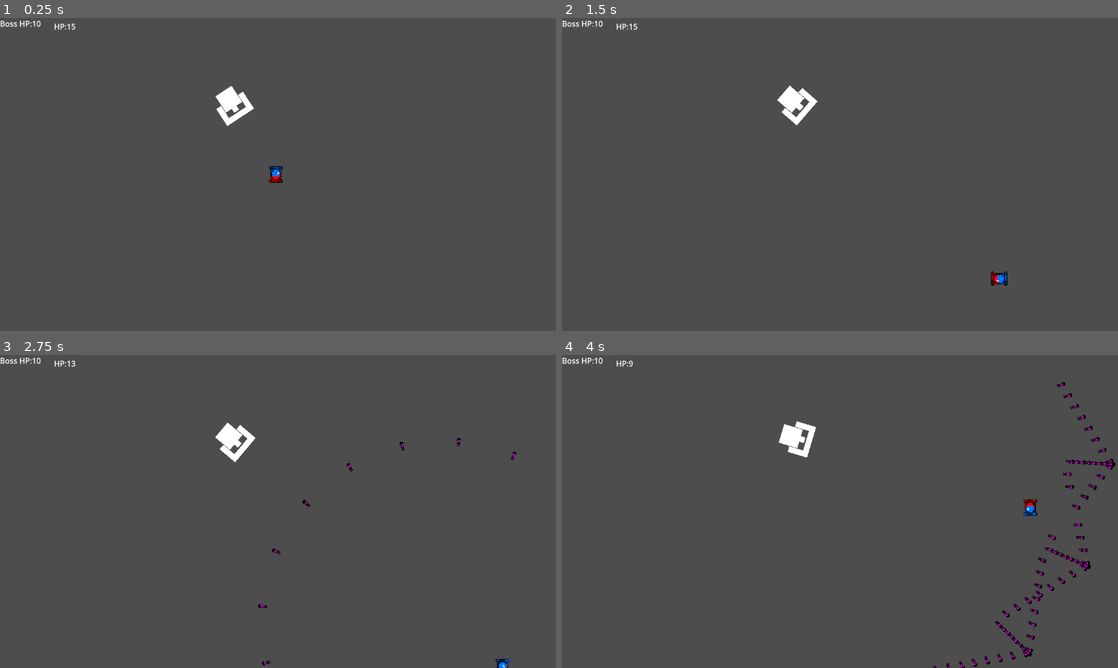
Above: before the commit, frames 1-4 (two rows, left to right).
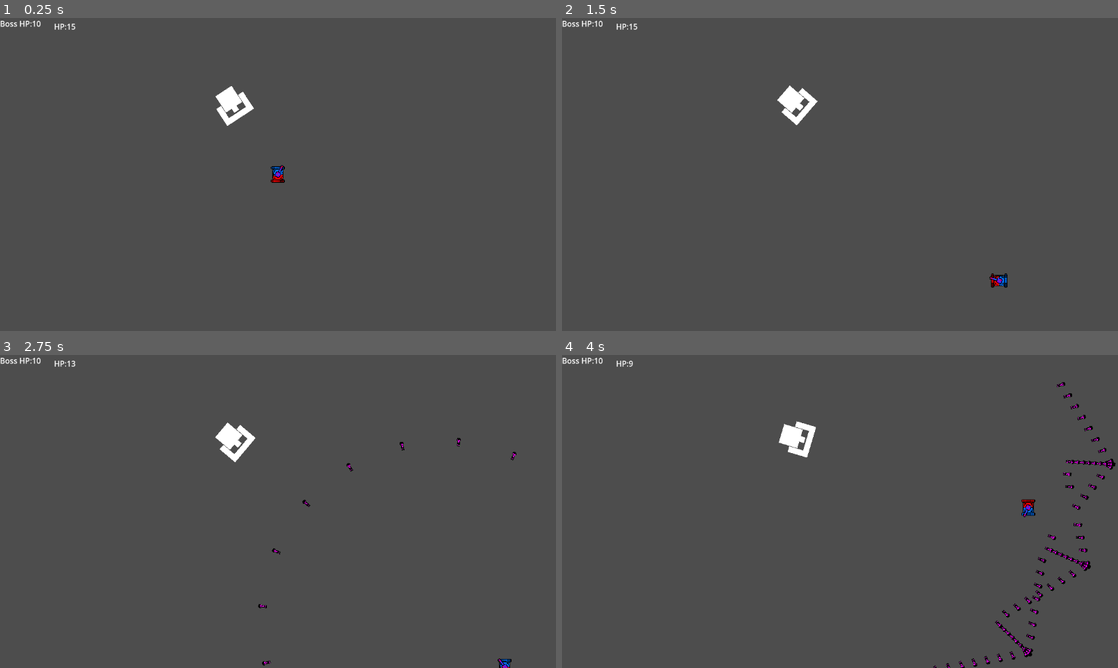
Above: after the commit, the same moments.

Repository: ConquestM/TANKG
Game: Godot game, scene res://Level.tscn
The game is run twice, just before and just after one commit, with the same random seed, the same clock (stepped at 60 frames per second) and the same inputs.
Inputs (mouse positions are in pixels of both pictures, inside the frame that each line leads up to):
- Up to frame 1 (0.25 s): no input
- Up to frame 2 (1.5 s): tap Enter at 0.5 s; move the mouse to (962, 158) at 0.52 s; hold Right (ui_right) 0.53-1.28 s; hold Shift (dash) 0.53-1.28 s; move the mouse to (728, 190) at 1.27 s; hold Down (ui_down) from 1.28 s (still down); tap Shift (dash) at 1.35 s
- Up to frame 3 (2.75 s): move the mouse to (333, 442) at 2.02 s; release Down (ui_down) at 2.03 s; hold Right (ui_right) from 2.03 s (still down); hold Shift (dash) from 2.03 s (still down)
- Up to frame 4 (4 s): move the mouse to (812, 574) at 2.77 s; release Right (ui_right) at 2.78 s; release Shift (dash) at 2.78 s; hold Up (ui_up) 2.78-3.53 s; tap Shift (dash) at 2.85 s; move the mouse to (1006, 558) at 3.52 s; hold Left (ui_left) from 3.53 s (still down); hold Shift (dash) from 3.53 s (still down)

The runs differ from the first frame. In frame 1, 0.1% of the frame differs, in the area x 48-52%, y 46-53%; in frame 2, 0.1%; in frame 3, less than 0.1%; in frame 4, 0.1%, in the area x 82-86%, y 46-52%.

Commit message:
more sprites

Diff:
--- a/Player.tscn
+++ b/Player.tscn
@@ -6,7 +6,7 @@
 [ext_resource type="Texture2D" uid="uid://blov2f6ckuopd" path="res://assets/tank_frame0001.png" id="4_hhk4x"]
 
 [sub_resource type="RectangleShape2D" id="RectangleShape2D_u0f8j"]
-size = Vector2(12, 18)
+size = Vector2(14.25, 18)
 
 [sub_resource type="SpriteFrames" id="SpriteFrames_xgaqs"]
 animations = [{
@@ -17,7 +17,7 @@
 "duration": 1.0,
 "texture": ExtResource("4_hhk4x")
 }],
-"loop": true,
+"loop": false,
 "name": &"default",
 "speed": 5.0
 }]
@@ -33,15 +33,17 @@
 
 [node name="AnimatedSprite2D" type="AnimatedSprite2D" parent="."]
 texture_filter = 1
+position = Vector2(2, 1.01051e-15)
 rotation = 1.5708
 scale = Vector2(0.71875, 0.71875)
 sprite_frames = SubResource("SpriteFrames_xgaqs")
 
 [node name="Area2D" type="Area2D" parent="."]
+position = Vector2(2, -6.97574e-16)
 metadata/Player = true
 
 [node name="CollisionShape2D" type="CollisionShape2D" parent="Area2D"]
-position = Vector2(2, -6.97574e-16)
+position = Vector2(-2, 6.97574e-16)
 shape = SubResource("RectangleShape2D_u0f8j")
 metadata/Player = true
 
--- a/Turret.tscn
+++ b/Turret.tscn
@@ -1,7 +1,8 @@
-[gd_scene load_steps=3 format=3 uid="uid://btij6l30ipepu"]
+[gd_scene load_steps=4 format=3 uid="uid://btij6l30ipepu"]
 
 [ext_resource type="Script" path="res://scripts/turret.gd" id="1_jcj7l"]
 [ext_resource type="PackedScene" uid="uid://ccuc8cahwt677" path="res://Bullet.tscn" id="2_6u6vq"]
+[ext_resource type="Texture2D" uid="uid://bx5hqmnc2y145" path="res://assets/cannon_frame0000.png" id="3_cm5vb"]
 
 [node name="Turret" type="Node2D"]
 script = ExtResource("1_jcj7l")
@@ -14,8 +15,11 @@
 [node name="BulletSpawn" type="Node2D" parent="."]
 position = Vector2(19, 0)
 
-[node name="ColorRect" type="ColorRect" parent="."]
-offset_top = -1.0
-offset_right = 3.0
+[node name="Sprite2D" type="Sprite2D" parent="."]
+texture_filter = 1
+position = Vector2(2, 0)
+rotation = 1.5708
+scale = Vector2(0.719, 0.719)
+texture = ExtResource("3_cm5vb")
 
 [connection signal="timeout" from="Timer" to="." method="_on_timer_timeout"]
--- a/scripts/player.gd
+++ b/scripts/player.gd
@@ -36,6 +36,7 @@
 		if Input.is_action_pressed("ui_left"):
 			rotation_degrees = 180
 		$CollisionShape2D.scale.x = direction
+		$AnimatedSprite2D.play("default")
 	else:
 		velocity.x = move_toward(velocity.x, 0, speed)
 	if vert_direction:
Binary file added: assets/cannon_frame0000.png
Not shown, added: assets/cannon_frame0000.png.import
Not shown, changed: assets/Tank Anim.kra-autosave.kra
